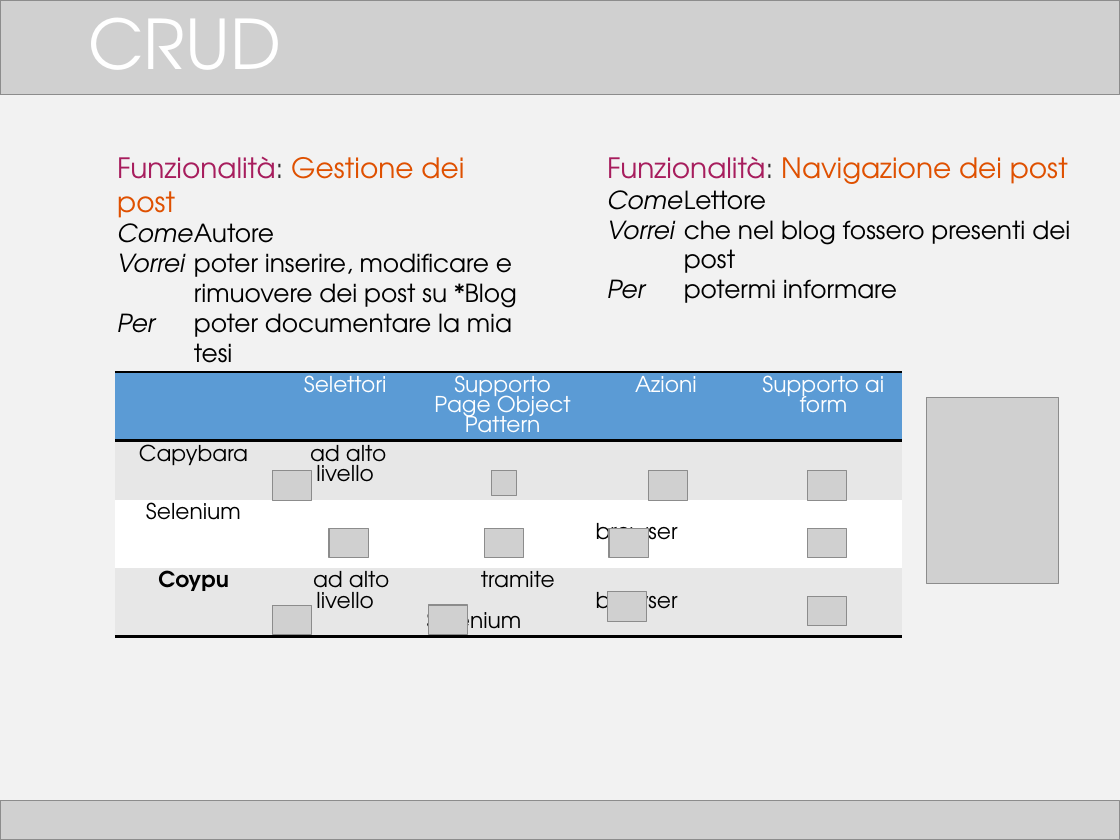
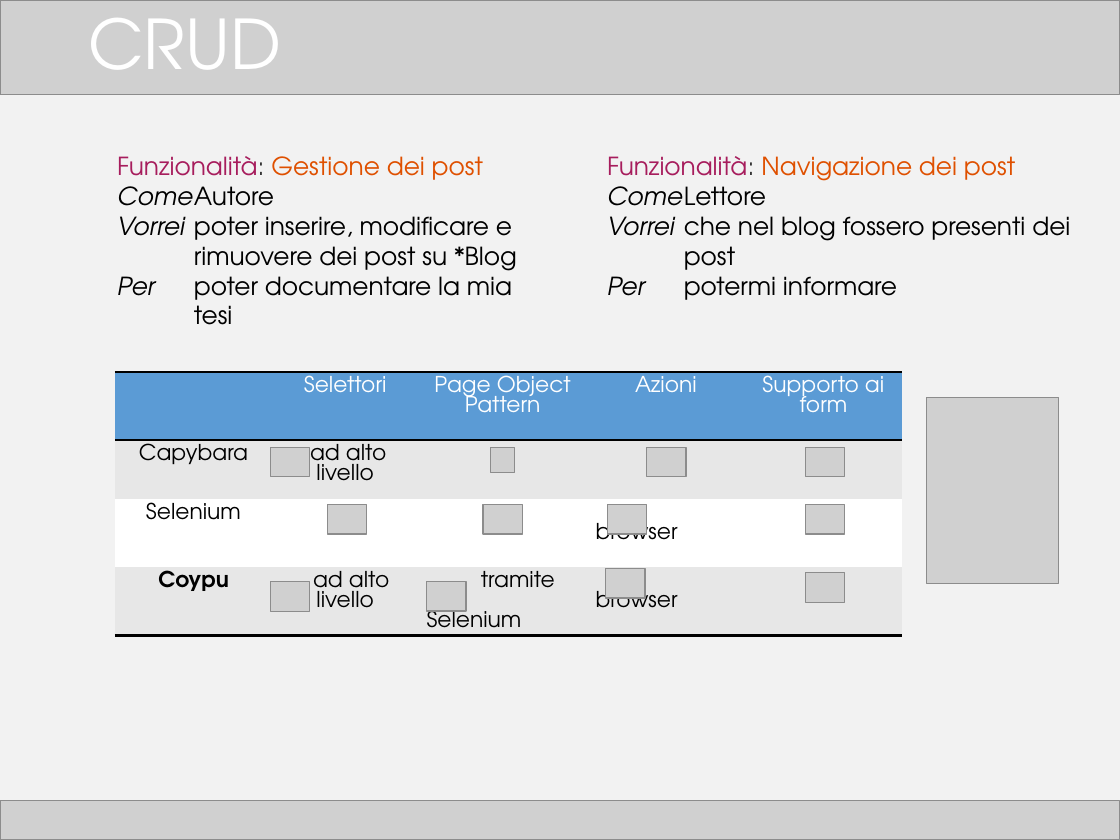
Before and after one commit to TTia/xblog-thesis, a slide deck: slide 17 of Presentazione.pptx. Drawn at 1120x840 pixels with LibreOffice and Linux fonts; fonts in the diff are those of the drawing; grey boxes stand for pictures. Boxes give left, top, right and bottom in pixels: in the first picture for what was removed or moved away, otherwise in the second. Text is boxed around its words. In the diff, an @@ line names an element or a change of style, - is before the commit and + after.

```diff
--- a/Presentazione.pptx
+++ b/Presentazione.pptx
@@ text at (117,156,483,188): size 18 to 16 pt in "Funzionalità: Gestione dei post" @@
@@ text at (607,156,1015,188): size 18 to 16 pt in "Funzionalità: Navigazione dei post" @@
@@ table at (114,372,903,641) @@
-row 1, column 3: Supporto Page Object Pattern
+row 1, column 3: Page Object Pattern
-row 2, column 3: 
+row 2, column 3: x
@@ 9 pictures: place and size @@
-9 pictures at (272,470,688,634)
+9 pictures at (271,447,687,610)
@@ 3 pictures: place and size @@
-3 pictures at (808,470,847,625)
+3 pictures at (805,447,844,601)
```
Also in this commit, not shown: 15 other slides changed, 1 other file.
